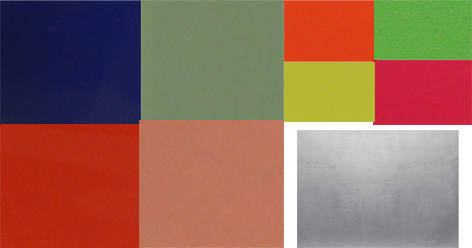
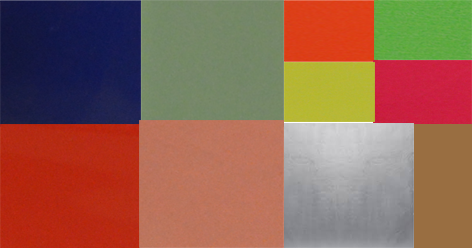
The second 472px x 248px image is a revision of the first. Changes to its layers:
added layer "Layer 9 copy" above "Layer 9" over [left=284, top=123, right=414, bottom=248]
painted on "Layer 9" over [left=297, top=124, right=472, bottom=248]
